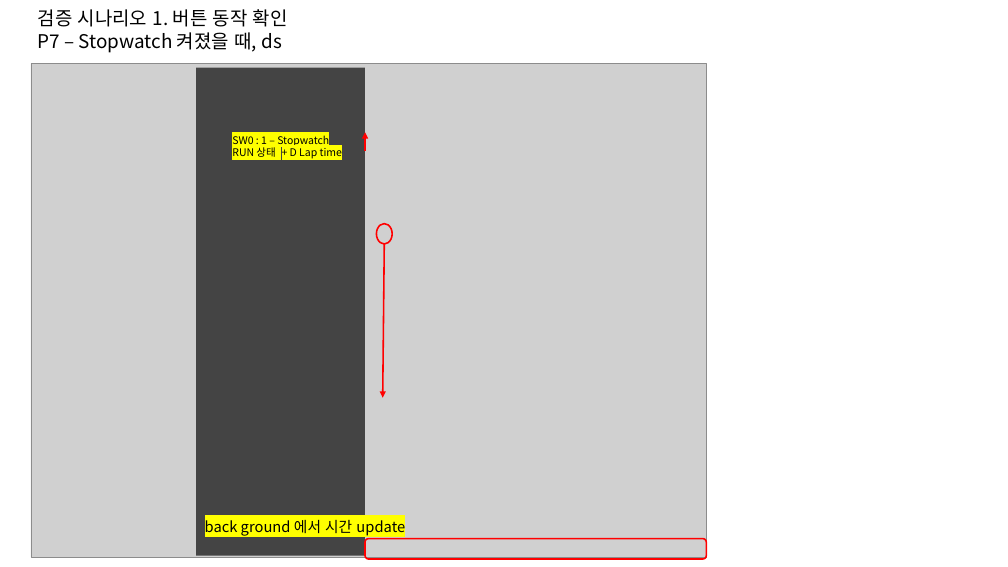
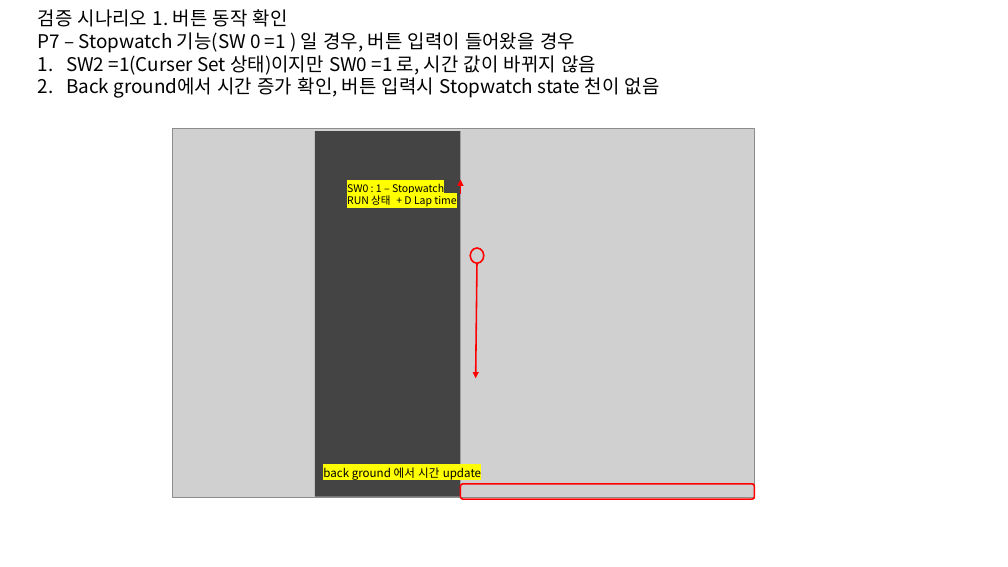
Before and after one commit to kimsacademy1234-max/BEST_Stop_watch_project, a slide deck: slide 11 of ahnsung/watch_verification.pptx (slide 13 before the commit). Drawn at 1008x567 pixels with LibreOffice and Linux fonts; fonts in the diff are those of the drawing; grey boxes stand for pictures. Boxes give left, top, right and bottom in pixels: in the first picture for what was removed or moved away, otherwise in the second. Text is boxed around its words. In the diff, an @@ line names an element or a change of style, - is before the commit and + after.

```diff
--- a/ahnsung/watch_verification.pptx
+++ b/ahnsung/watch_verification.pptx
@@ text at [38,32,660,98]: text changed @@
-P7 – Stopwatch 켜졌을 때, ds
+P7 – Stopwatch 기능(SW 0 =1 ) 일 경우, 버튼 입력이 들어왔을 경우
+1. SW2 =1(Curser Set 상태)이지만 SW0 =1 로, 시간 값이 바뀌지 않음
+2. Back ground에서 시간 증가 확인, 버튼 입력시 Stopwatch state 천이 없음
@@ picture: place and size @@
-picture at [31,64,706,557]
+picture at [172,128,754,498]
@@ rectangle: place and size @@
-rectangle at [196,68,364,556]
+rectangle at [315,132,461,497]
@@ text "SW0 : 1 – Stopwatch": place and size @@
-text "SW0 : 1 – Stopwatch" at [232,135,342,159]
+text "SW0 : 1 – Stopwatch" at [347,183,456,207]
@@ arrow moved from (365, 151) - (365, 132) to (461, 194) - (461, 180) @@
@@ ellipse: place and size @@
-ellipse at [377,224,392,244]
+ellipse at [470,248,484,263]
@@ arrow moved from (384, 244) - (383, 398) to (477, 263) - (476, 378) @@
@@ text "back ground 에서 시간 update": place and size @@
-text "back ground 에서 시간 update" at [205,520,405,536]
+text "back ground 에서 시간 update" at [323,467,481,481]
@@ text "back ground 에서 시간 update" at [323,467,481,481]: size 14 to 11 pt @@
@@ rounded rectangle: place and size @@
-rounded rectangle at [365,538,706,559]
+rounded rectangle at [461,484,755,499]
```
Also in this commit, not shown: 10 other slides changed, 2 slides added, 2 slides removed, 6 other files.
